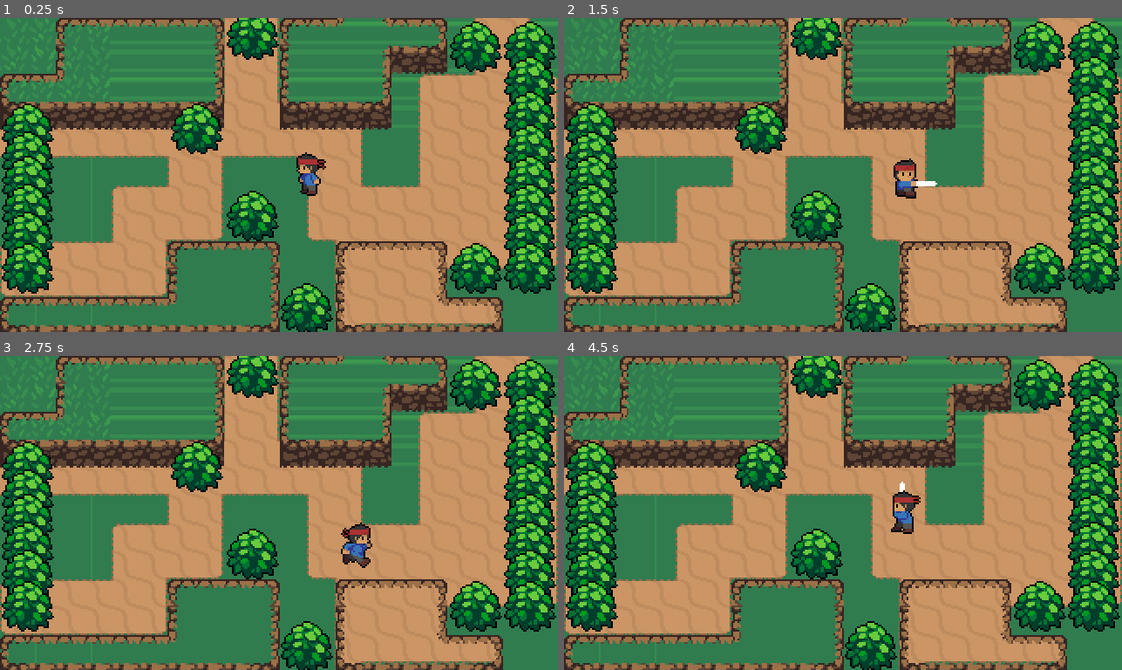
Above: before the commit, frames 1-4 (two rows, left to right).
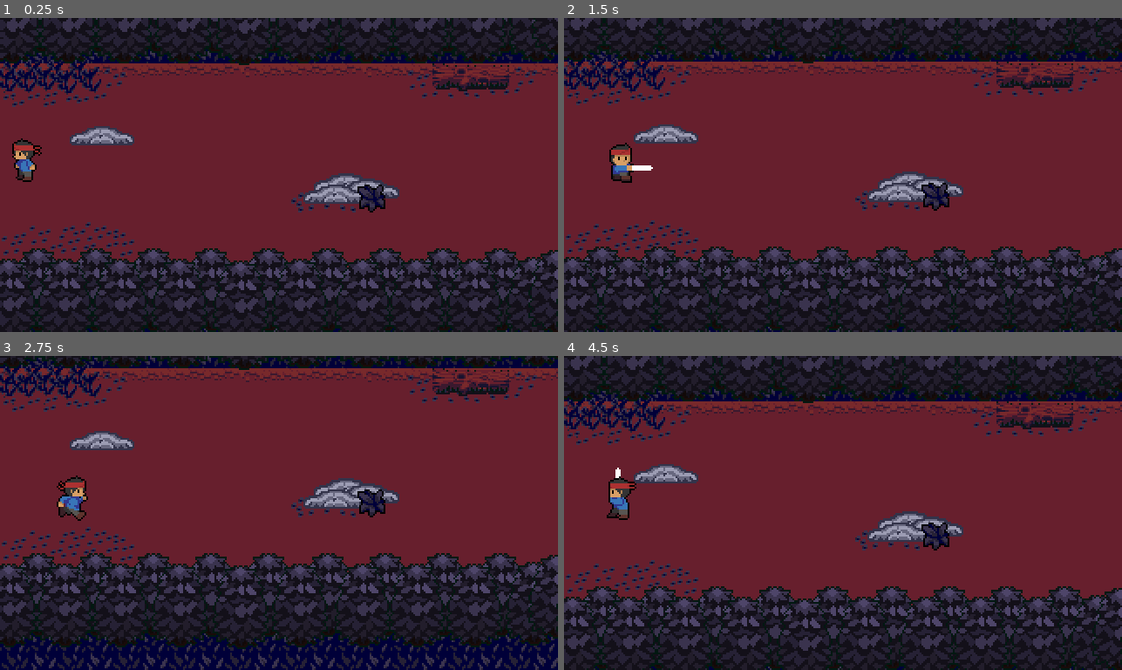
Above: after the commit, the same moments.

Repository: facerollofficial/Alas-Tres-Game
Game: Godot game, scene res://ForestBoss.tscn
Two runs of this game, one before a commit and one after it. Both use one fixed random seed, a clock stepped at 60 frames per second and the inputs below. Before the commit the project starts from res://World.tscn.
Inputs:
- Up to frame 1 (0.25 s): no input
- Up to frame 2 (1.5 s): tap Enter at 0.5 s; hold Right (ui_right) 0.53-1.28 s; tap Z (attack) at 0.6, 1.35 s; hold Down (ui_down) from 1.28 s (still down)
- Up to frame 3 (2.75 s): release Down (ui_down) at 2.03 s; hold Right (ui_right) from 2.03 s (still down); tap Z (attack) at 2.1 s
- Up to frame 4 (4.5 s): release Right (ui_right) at 2.78 s; hold Up (ui_up) 2.78-3.53 s; tap Z (attack) at 2.85, 3.6, 4.35 s; hold Left (ui_left) from 3.53 s (still down)

The runs differ from the first frame. In frame 1, 99% of the frame differs, in the area x 0-100%, y 0-100%; in frame 2, 99%; in frame 3, 99%; in frame 4, 99%.

Commit message:
rsc_9

Diff:
--- a/res/project.godot
+++ b/res/project.godot
@@ -11,7 +11,7 @@
 [application]
 
 config/name="Alas Tres"
-run/main_scene="res://World.tscn"
+run/main_scene="res://ForestBoss.tscn"
 config/icon="res://icon.png"
 
 [display]
